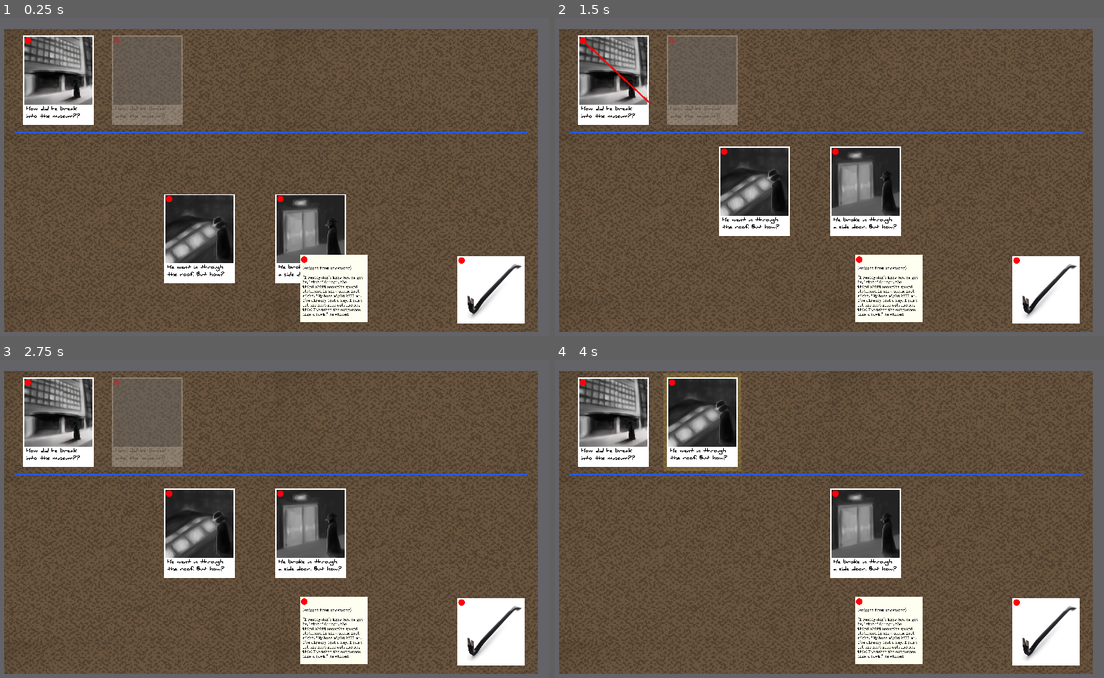
Above: before the commit, frames 1-4 (two rows, left to right).
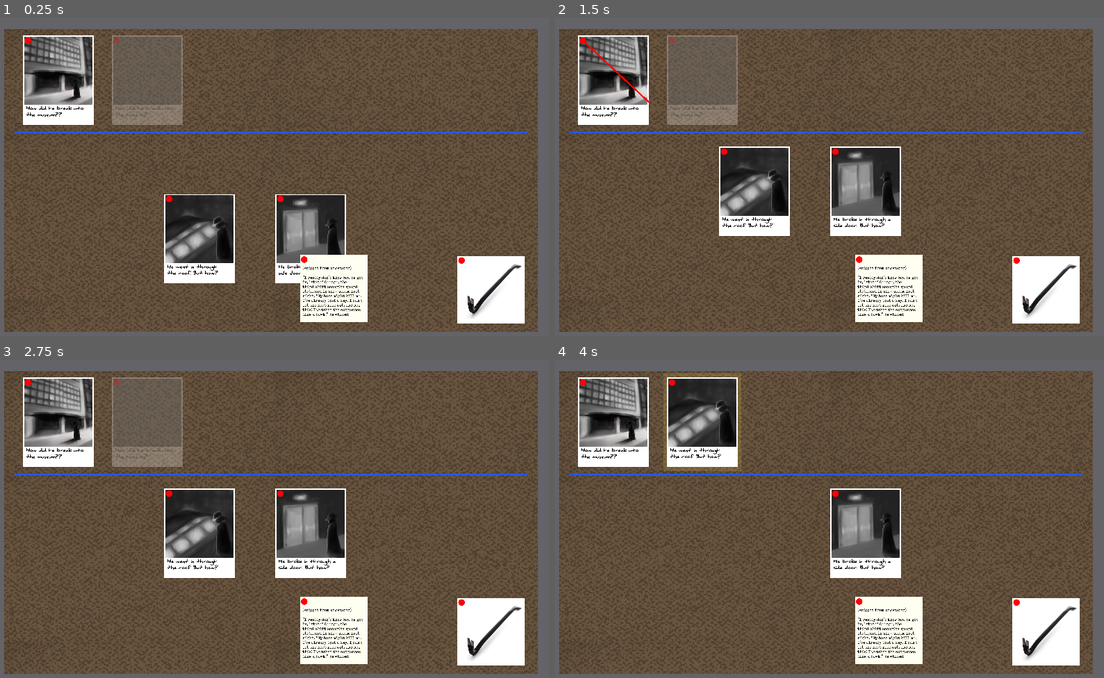
Above: after the commit, the same moments.

Repository: IanWark/VGADGameJamWinter2019
Game: Godot game, scene res://scenes/game_screen.tscn
Same seed, same stepped clock (60 frames per second), same inputs: the game is played once before the commit and once after it.
Inputs (mouse positions are in pixels of both pictures, inside the frame that each line leads up to):
- Up to frame 1 (0.25 s): no input
- Up to frame 2 (1.5 s): drag from (582, 40) to (703, 81) at 0.52 s; tap Enter at 1.25 s; drag from (615, 81) to (725, 151) at 1.27 s
- Up to frame 3 (2.75 s): tap Space at 2 s; move the mouse to (115, 382) at 2.02 s; press the mouse at (115, 382) at 2.03 s
- Up to frame 4 (4 s): release the mouse at (670, 382) at 2.75 s; tap Enter at 2.75 s; drag from (703, 423) to (725, 493) at 2.77 s; tap Space at 3.5 s; drag from (725, 493) to (670, 382) at 3.52 s

The runs differ from the first frame. In frame 1, 0.4% of the frame differs, in the area x 4-55%, y 27-82%; in frame 2, 0.5%, in the area x 4-63%, y 27-67%; in frame 3, 0.5%; in frame 4, 0.4%.

Commit message:
reduce event font

Diff:
--- a/scenes/events/event.tscn
+++ b/scenes/events/event.tscn
@@ -9,7 +9,7 @@
 
 [sub_resource type="DynamicFont" id=1]
 
-size = 36
+size = 32
 use_mipmaps = false
 use_filter = false
 font_data = ExtResource( 5 )
